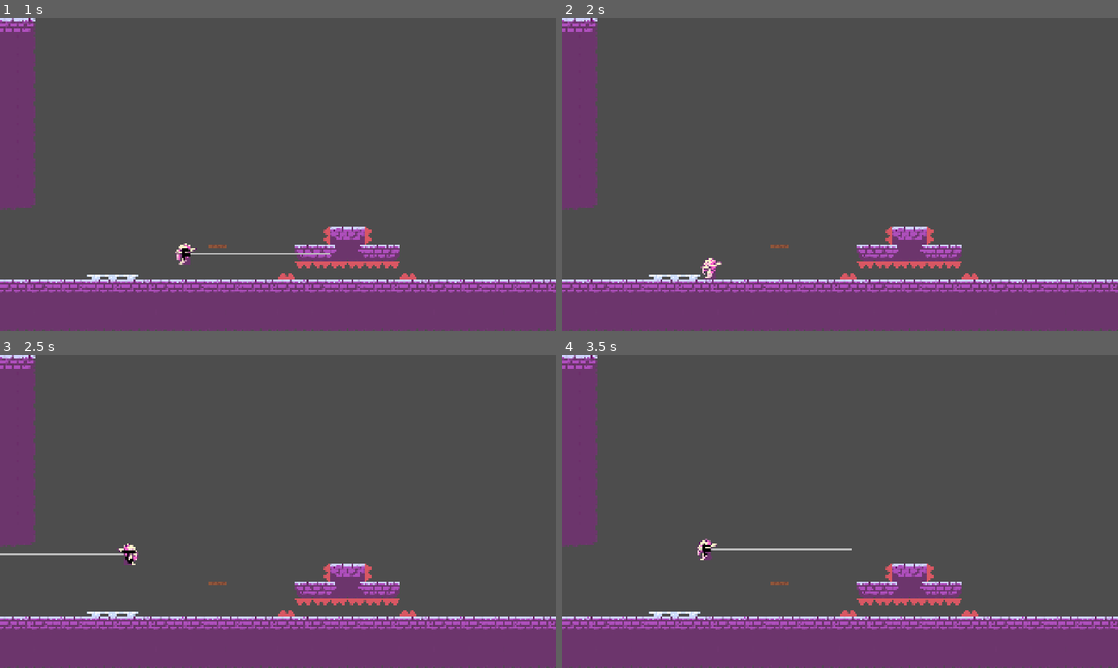
Above: before the commit, frames 1-4 (two rows, left to right).
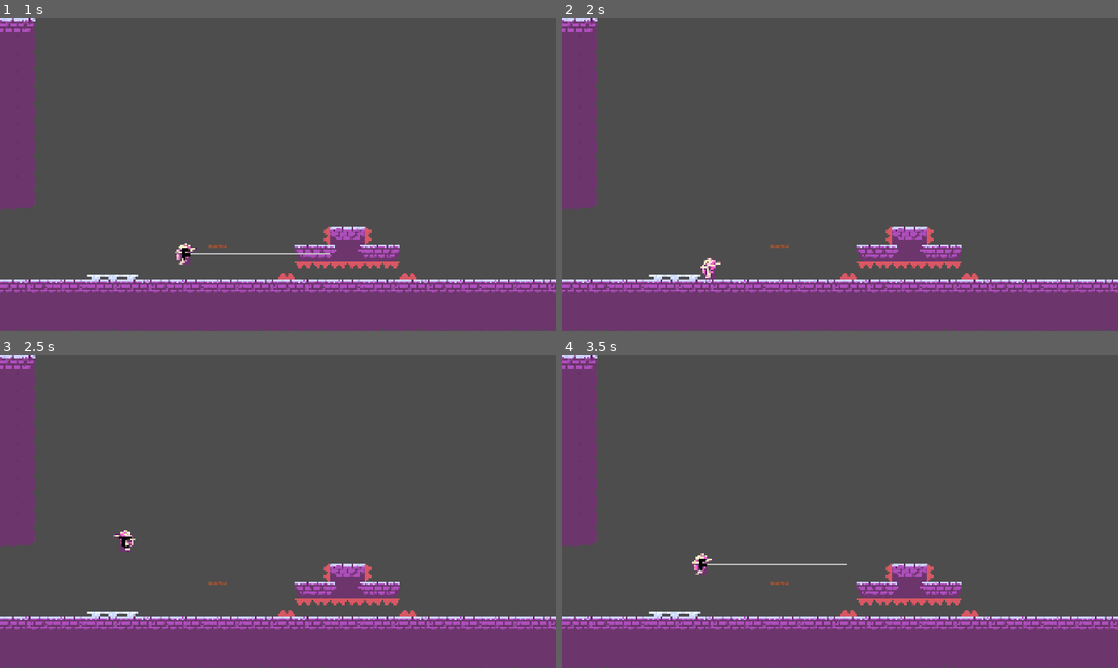
Above: after the commit, the same moments.

Repository: ADON15c/Spell-Hook
Game: Godot game, scene res://scenes/game/game.tscn
The game is run twice, just before and just after one commit, with the same random seed, the same clock (stepped at 60 frames per second) and the same inputs.
Inputs:
- Up to frame 1 (1 s): tap Enter at 0.5 s; hold Right (move_right) from 0.53 s (still down); tap X (grapple) at 0.6 s; tap C (jump) at 0.77 s
- Up to frame 2 (2 s): keep holding Right (move_right); tap X (grapple) at 1.35 s; tap C (jump) at 1.52 s
- Up to frame 3 (2.5 s): release Right (move_right) at 2.03 s; hold Left (move_left) from 2.03 s (still down); tap X (grapple) at 2.1 s
- Up to frame 4 (3.5 s): release Left (move_left) at 2.78 s; hold Right (move_right) from 2.78 s (still down); tap X (grapple) at 2.85 s; tap C (jump) at 3.02 s

Frame 1 is identical in both runs. In frame 2, less than 0.1% of the frame differs, in the area x 24-29%, y 76-84%; in frame 3, 0.4%; in frame 4, 0.5%, in the area x 23-53%, y 58-71%.

Commit message:
grapple surfaces

Diff:
--- a/project.godot
+++ b/project.godot
@@ -79,3 +79,4 @@
 2d_physics/layer_2="actors"
 2d_physics/layer_3="player"
 2d_physics/layer_4="room"
+2d_physics/layer_5="grapple_surface"
--- a/resources/tilesets/main_tilset.tres
+++ b/resources/tilesets/main_tilset.tres
@@ -414,7 +414,7 @@
 
 [resource]
 tile_size = Vector2i(60, 60)
-physics_layer_0/collision_layer = 1
+physics_layer_0/collision_layer = 17
 terrain_set_0/mode = 0
 terrain_set_0/terrain_0/name = "Tiles"
 terrain_set_0/terrain_0/color = Color(0.11477, 0.440315, 0.410552, 1)
--- a/scenes/levels/level_node.gd
+++ b/scenes/levels/level_node.gd
@@ -57,7 +57,7 @@
 		return
 
 	player = player_scene.instantiate()
-	add_child(player)
+	call_deferred("add_child", player)
 	if player.has_signal("death"):
 		player.death.connect(restart)
 	player.position = spawn_point
--- a/scenes/player/player_controller.gd
+++ b/scenes/player/player_controller.gd
@@ -200,6 +200,7 @@
 	var space_state = get_world_2d().direct_space_state
 	# use global coordinates, not local to node
 	var query = PhysicsRayQueryParameters2D.create(to_global(Vector2(0, 0)), to_global(Vector2(GRAPPLE_RANGE, 0).rotated(grapple_angle)))
+	query.collision_mask = 16 # grapple_surface
 	var result = space_state.intersect_ray(query)
 
 	if result.is_empty():
